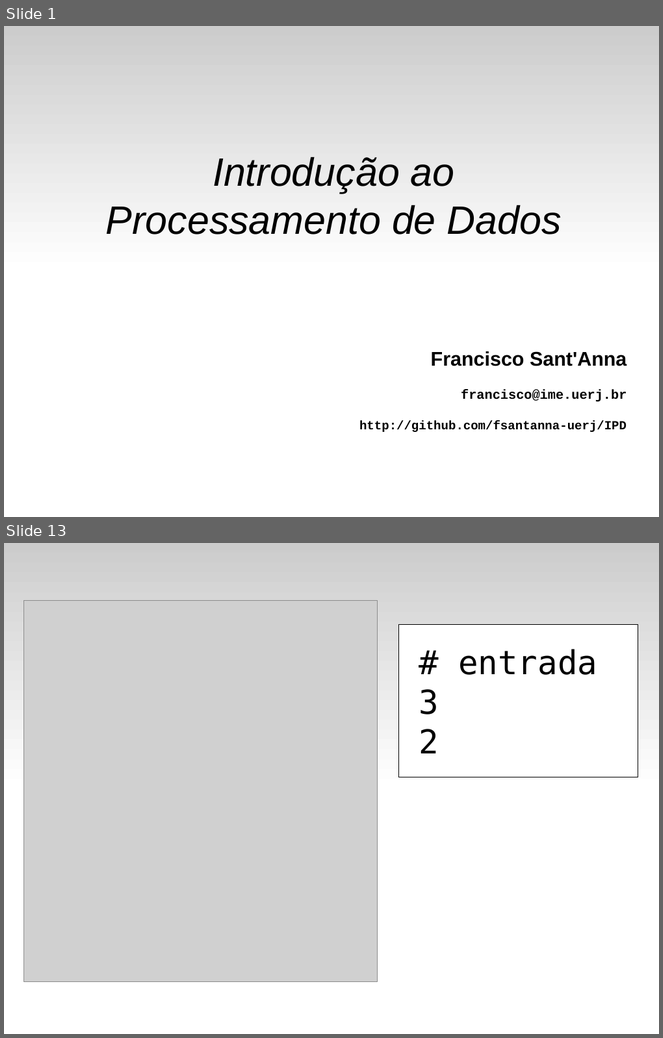
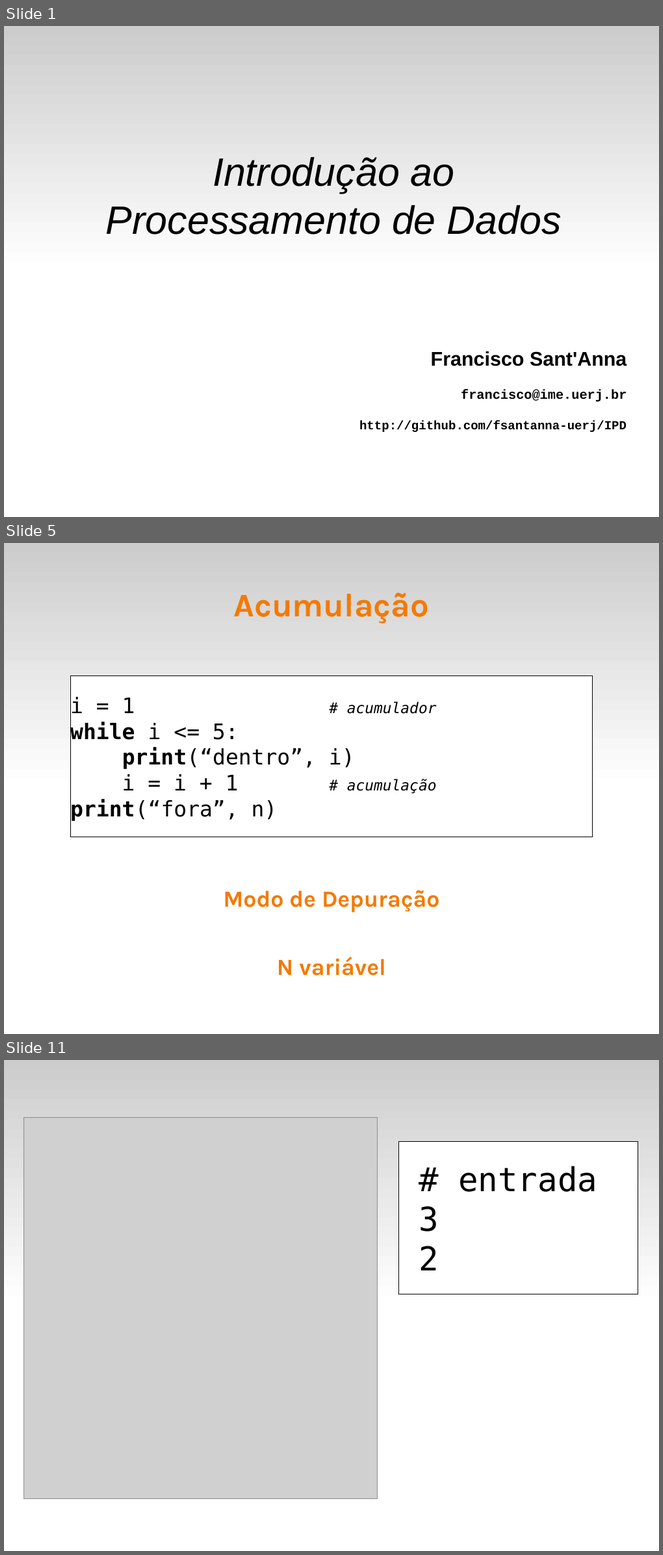
Before and after one commit to fsantanna-uerj/IPD, a slide deck: slides/ipd-05-while.odp. Shown one above the other, each under a label of ours: slides 1 and 13 before the commit, slides 1, 5 and 11 after it; the slides between them are not shown. The pictures are 663x1038 and 663x1555 pixels, drawn with LibreOffice and Linux fonts; fonts in the diff are those of the drawing; grey boxes stand for pictures. Boxes give left, top, right and bottom in pixels: in the first picture for what was removed or moved away, otherwise in the second. Text is boxed around its words. In the diff, an @@ line names an element or a change of style, - is before the commit and + after.

```diff
--- a/slides/ipd-05-while.odp
+++ b/slides/ipd-05-while.odp
@@ slide 5 added at (4, 543, 659, 1034), background #FFFFFF; not listed: 1 template element that a slide beside it also shows @@
@@ title added at (234, 592, 430, 624), 40 pt, text #F57900, bold @@
+Acumulação
@@ rectangle added at (70, 676, 593, 837), fill #FFFFFF, outline #000000 0 pt, 26 pt, text #000000 @@
+i = 1 # acumulador
+while i <= 5:
+print(“dentro”, i)
+i = i + 1 # acumulação
+print(“fora”, n)
@@ title added at (223, 890, 440, 913), 28 pt, text #F57900, bold @@
+Modo de Depuração
@@ title added at (277, 957, 386, 976), 28 pt, text #F57900, bold @@
+N variável
@@ what was slide 13 is now slide 11 @@
```
Also in this commit, not shown: 5 slides changed, 3 other slides added, 6 slides removed, 2 other files.
